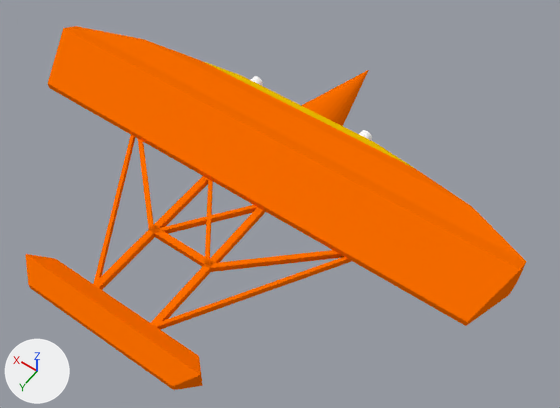
What one commit did to the Blender file WrightMilitaryFlyerOrange.blend.
Rendered twice from a 50 mm lens placed at (-9.32, 10.83, 17.74), pointed at (-0.97, -0.85, -0.61). Every picture has the same lights, and +X, +Y and +Z are marked at lower left.
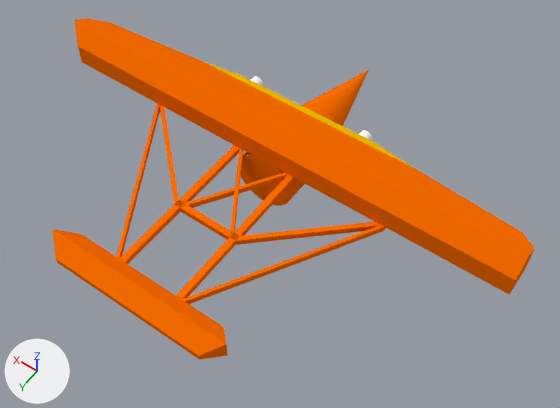
Location of each change, [x1, y1, x2, y2] in pixels of the pictures (560 x 408 px; the box of a moved part takes in the faces that stretch with it):
'Cube.008', reshaped (8% shorter)
    before: [48, 26, 526, 326]
    after: [74, 18, 535, 295]
'Cube.011', moved
    before: [25, 254, 203, 390]
    after: [53, 229, 228, 360]
'Cube.001', moved
    before: [138, 139, 344, 272]
    after: [159, 105, 380, 245]
'Cube.002', mesh rescaled, moved (8% taller)
    before: [157, 257, 352, 330]
    after: [182, 225, 386, 304]
'Cube.003', mesh rescaled, moved
    before: [93, 135, 136, 284]
    after: [116, 103, 160, 258]
'Cube.004', reshaped, moved (20% taller)
    before: [156, 205, 257, 234]
    after: [185, 173, 288, 208]
'Cube.005', reshaped, moved (56% wider)
    before: [205, 179, 213, 262]
    after: [230, 148, 243, 234]
part 1 of me_cube_003, moved or reshaped
    before: [156, 179, 257, 262]
    after: [185, 148, 288, 234]
part 2 of me_cube_002, moved or reshaped
    before: [93, 135, 352, 330]
    after: [116, 103, 384, 304]

The change in detail:
me_cube_003 has 8 vertices, 6 faces and spans x -6.5..6.5, y -4.5..4.5, z -0.5..0.5.
me_cube_003 is used by ob_cube_005; location (0.0, 1.24, 0.12); rotation (0.0, 0.0, 4.712), in degrees (0, 0, 270); scale (0.2, -0.2, 0.2).
Before the commit, vertices of me_cube_003: 4 (5.5, -4.5, -0.5), 5 (5.5, -4.5, 0.5) at pixel (257, 207), 6 (6.5, -4.5, 0.5), 7 (6.5, -4.5, -0.5).
Part 1, on me_cube_003:
Vertices 4 to 7 of me_cube_003 move by (2.0, 0.0, 0.0).
me_cube_002 has 8 vertices, 6 faces and spans x -11.0..15.0, y -21.0..-5.5, z -0.5..0.5.
me_cube_002 is used by ob_cube_003; location (0.0, 2.54, 0.12); rotation (0.0, 0.0, 4.712), in degrees (0, 0, 270); scale (0.2, -0.2, 0.2).
me_cube_002 part 2: the whole mesh is scaled about its middle by (1.06, 1, 1), then moved by (-0.8, 0.0, 0.0).
me_cube_008 is used by ob_cube_008; location (0.0, -1.23, 0.33); rotation (0.0, 0.0, 6.283), in degrees (0, 0, 360); scale (0.2, 0.2, 0.2).
me_cube_008 had 20 vertices, 17 faces and spanned x -40.0..40.0, y -10.6..6.9, z -0.5..5.5.
me_cube_008 now has 20 vertices, 17 faces and spans x -40.0..40.0, y -10.6..-0.6, z -0.5..5.5.
me_cube_008 part 3: 16 of 20 vertices moved; they spanned x -40.0..40.0, y -8.1..6.9, z -0.5..5.5 and now span x -40.0..40.0, y -8.1..-0.6, z -0.5..5.5; mean shift (-0.3, -3.1, 0.3); largest move (-37.5, 6.9, 0.5) -> (-40.0, -0.6, 3.0).
Object 'Cube.005' (ob_cube_005) moves from (0.0, 1.24, 0.12) to (0.0, 0.14, 0.12).
Object 'Cube.004' (ob_cube_004) moves from (0.0, 1.24, 0.12) to (0.0, 0.14, 0.12).
Object 'Cube.003' (ob_cube_003) moves from (0.0, 2.54, 0.12) to (0.0, 1.44, 0.12).
Object 'Cube.002' (ob_cube_002) moves from (0.0, 2.54, 0.12) to (0.0, 1.44, 0.12).
Object 'Cube.001' (ob_cube_001) moves from (0.0, 2.54, 0.12) to (0.0, 1.44, 0.12).
Object 'Cube.011' (ob_cube_011) moves from (0.0, 4.94, 0.02) to (0.0, 3.94, 0.02).
